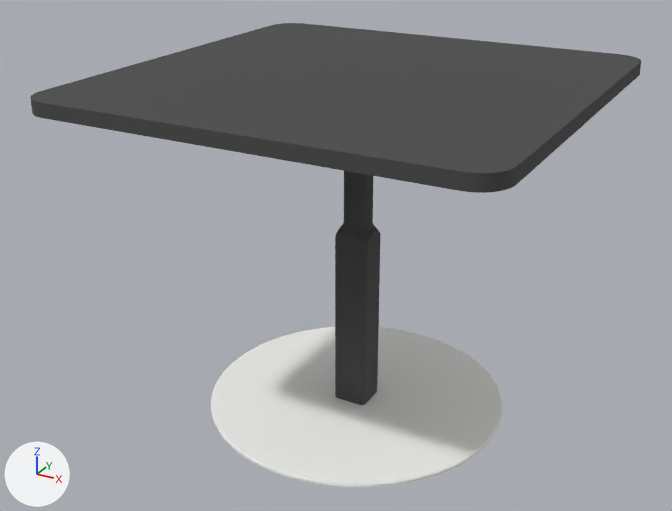
The glTF model table/product4/4-1.glb as it was, and as the next commit left it.
The view is the same before and after, from a camera (50 mm lens) standing at (0.826, -1.597, 1.137) and looking at (-0.037, -0.027, 0.352). Arrows for +X, +Y and +Z are at lower left; the lights stay in place. Where no turn or scale is listed for an object, it has been applied to the vertices. Vertices at the same position are counted once.

In view in the first picture: 'L_584da2d7_cc1e_4726_8178_782962464571_C1_I4', 'L_956c6789_1e5a_4cb2_928b_7b80fcdd3e5a_C1_I11', 'L_a1c35eb5_8430_4ba5_9f1c_68610345e7ff_I13'.
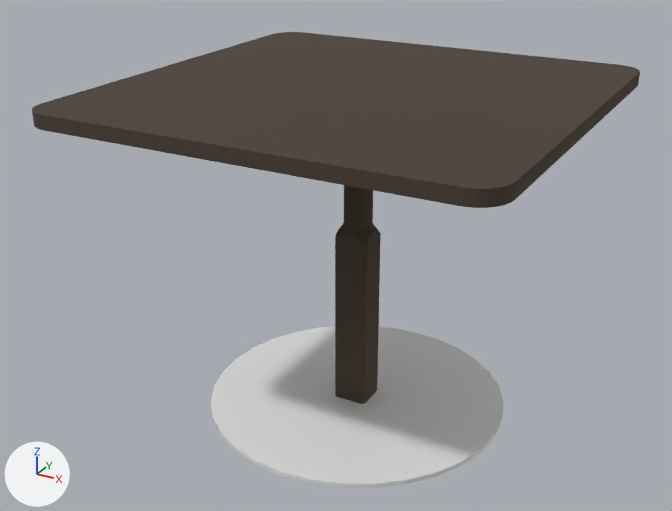
The newer file is also turned or shifted as a whole; pictures and numbers use the older file's frame.

Pixel boxes (x1, y1, x2, y2) of what changed, in the pictures (672 x 511 px):
'L_956c6789_1e5a_4cb2_928b_7b80fcdd3e5a_C1_I11', recoloured, mesh moved
    before: (30, 23, 641, 193)
    after: (32, 32, 640, 208)
'Cylinder', added
    after: (211, 326, 503, 488)
'L_a1c35eb5_8430_4ba5_9f1c_68610345e7ff_I13', deleted
    before: (211, 327, 503, 487)
'L_584da2d7_cc1e_4726_8178_782962464571_C1_I4', recoloured
    both: (335, 171, 381, 405)

Edits to the bpy script that builds the scene:
```text
Change mat_10_oak:
    mat_10_oak.base_color: (0.0684, 0.0684, 0.0684) -> (0.0685, 0.0482, 0.0343)  # dark grey #4a4a4a -> brown #4a3e34
Add mat_10_oak_001:
    mat_10_oak_001 = principled_material('10 Oak.001')
    mat_10_oak_001.base_color = (0.0685, 0.0482, 0.0343)  # brown #4a3e34
    mat_10_oak_001.roughness = 1.0
Change me_l_956c6789_1e5a_4cb2_928b_7b80fcdd3e5a_c1_i11:
    where me_l_956c6789_1e5a_4cb2_928b_7b80fcdd3e5a_c1_i11.from_pydata(...)  # 72 vertices, 140 faces; spans x -0.45..0.45, y -0.45..0.45, z 0.702..0.73
    used by ob_l_956c6789_1e5a_4cb2_928b_7b80fcdd3e5a_c1_i11; location = (0.0, 0.0, 0.0)
    remove me_l_956c6789_1e5a_4cb2_928b_7b80fcdd3e5a_c1_i11.materials.append(mat_10_oak)  # dark grey #4a4a4a
    me_l_956c6789_1e5a_4cb2_928b_7b80fcdd3e5a_c1_i11 part 1: the whole mesh is moved by (0.0, 0.0, -0.022)
    add me_l_956c6789_1e5a_4cb2_928b_7b80fcdd3e5a_c1_i11.materials.append(mat_10_oak_001)  # brown #4a3e34
Add me_cylinder:
    me_cylinder.from_pydata(...)  # a 32-sided cylinder along z spanning x -0.325..0.325, y -0.325..0.325, z -0.005..0.005
Remove ob_l_a1c35eb5_8430_4ba5_9f1c_68610345e7ff_i13:
    ob_l_a1c35eb5_8430_4ba5_9f1c_68610345e7ff_i13 = bpy.data.objects.new('L_a1c35eb5_8430_4ba5_9f1c_68610345e7ff_I13', me_l_a1c35eb5_8430_4ba5_9f1c_68610345e7ff_i13)
    ob_l_a1c35eb5_8430_4ba5_9f1c_68610345e7ff_i13.location = (0.0, 0.0, 0.0)
Add ob_cylinder:
    ob_cylinder = bpy.data.objects.new('Cylinder', me_cylinder)
    ob_cylinder.location = (0.003, -0.004, 0.009)
```
